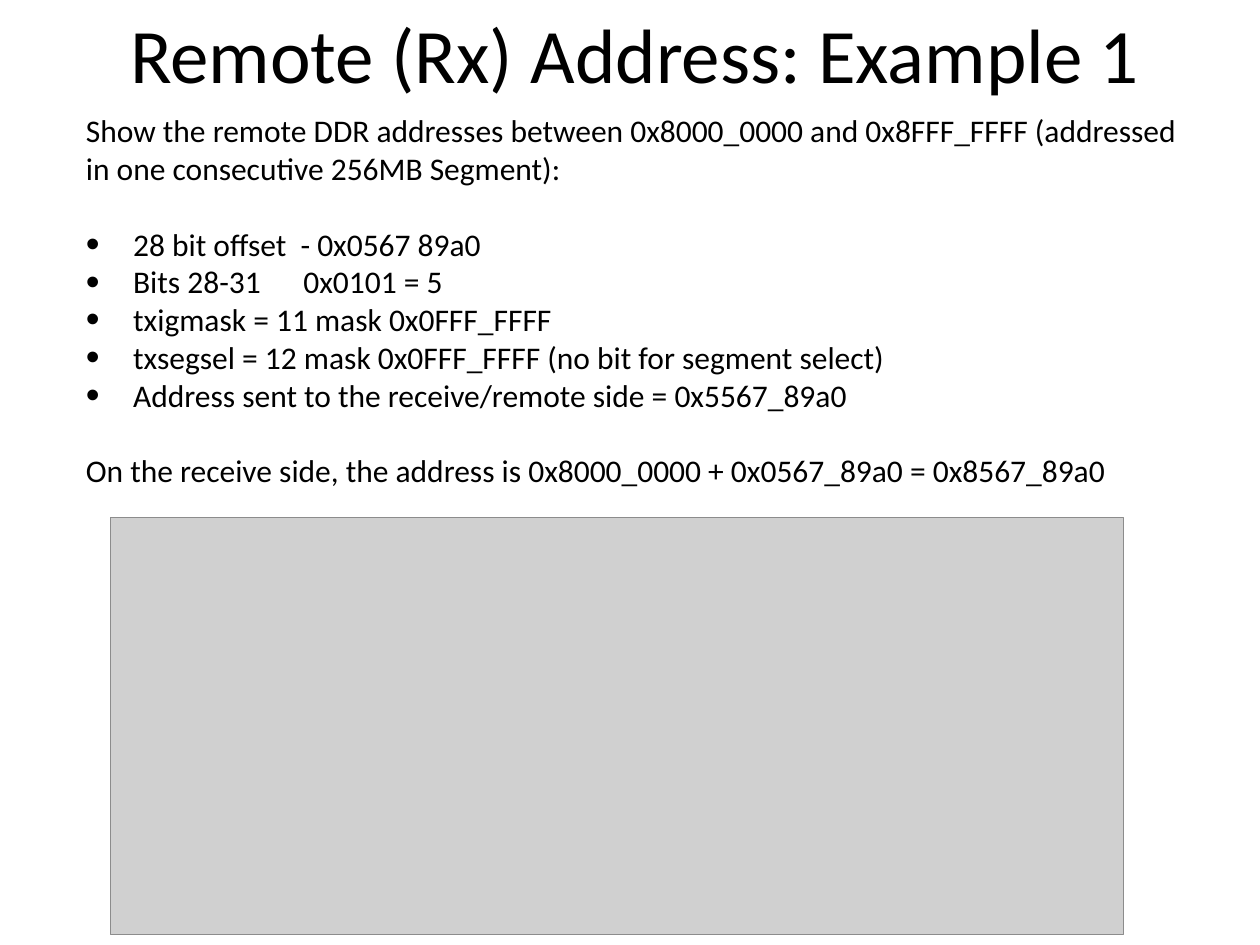
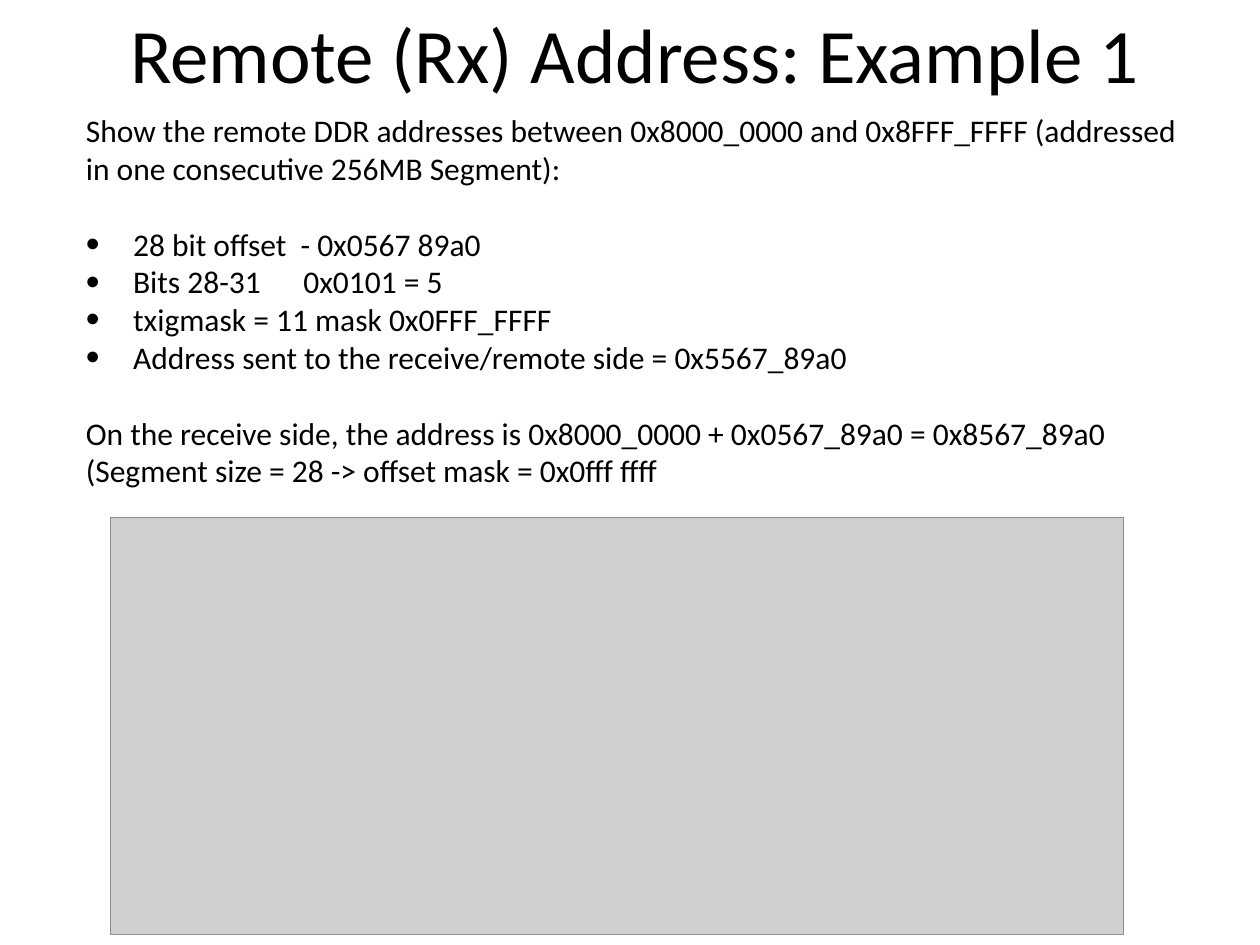
Before and after one commit to hari1989/keystone-workshop, a slide deck: slide 32 of slides/Intro to Hyperlink.pptx. Drawn at 1260x945 pixels with LibreOffice and Linux fonts; fonts in the diff are those of the drawing; grey boxes stand for pictures; background and template pictures are left out. Boxes give left, top, right and bottom in pixels: in the first picture for what was removed or moved away, otherwise in the second. Text is boxed around its words. In the diff, an @@ line names an element or a change of style, - is before the commit and + after.

```diff
--- a/slides/Intro to Hyperlink.pptx
+++ b/slides/Intro to Hyperlink.pptx
@@ text at (x1=133, y1=346, x2=884, y2=375): paragraph removed @@
-    • txsegsel = 12 mask 0x0FFF_FFFF (no bit for segment select)
@@ text at (x1=86, y1=459, x2=656, y2=488): paragraph added @@
+(Segment size = 28 -> offset mask = 0x0fff ffff
```
Also in this commit, not shown: 11 other slides changed.
